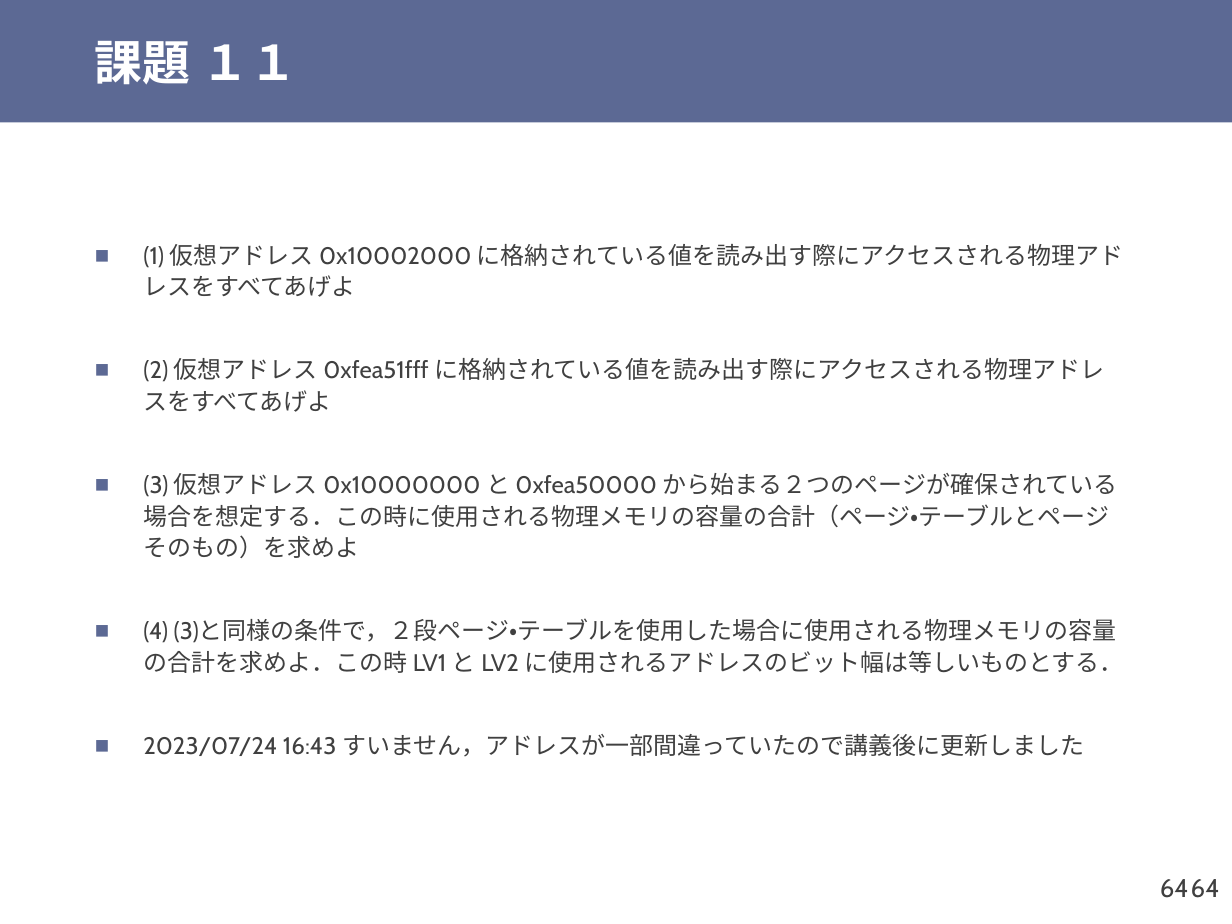
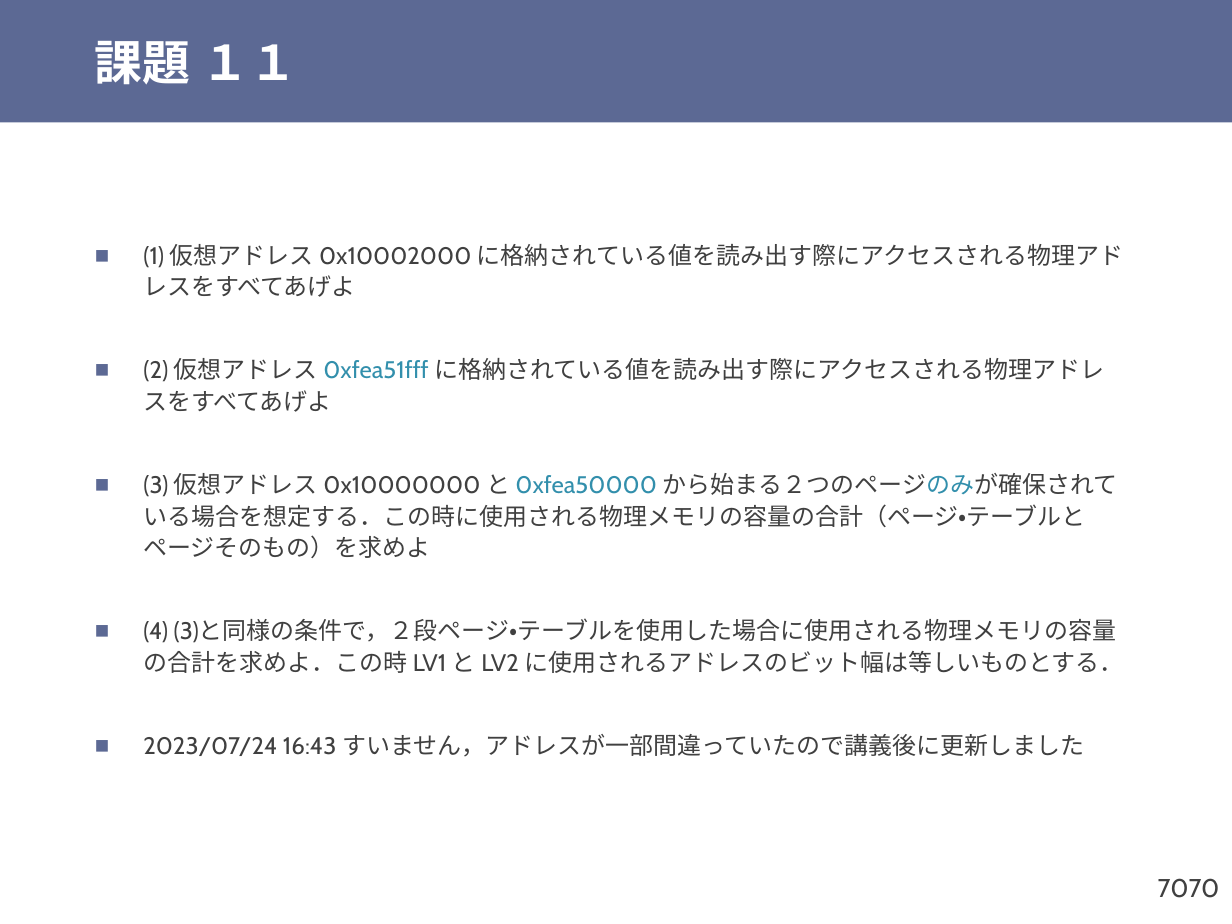
Before and after one commit to shioyadan/otya-computer-architecture-i, a slide deck: slide 70 of cai-shioya-11.pptx (slide 64 before the commit). Drawn at 1232x924 pixels with LibreOffice and Linux fonts; fonts in the diff are those of the drawing. Boxes give left, top, right and bottom in pixels: in the first picture for what was removed or moved away, otherwise in the second. Text is boxed around its words. In the diff, an @@ line names an element or a change of style, - is before the commit and + after.

```diff
--- a/cai-shioya-11.pptx
+++ b/cai-shioya-11.pptx
@@ text at [143, 358, 1104, 412]: text colour #404040 to #328FAC in "0xfea51fff" @@
@@ text at [143, 473, 1117, 558]: text changed @@
-■ (3) 仮想アドレス 0x10000000 と 0xfea50000 から始まる２つのページが確保されている場合を想定する．この時に使用される物理メモリの容量の合計（ページ・テーブルとページそのもの）を求めよ
+■ (3) 仮想アドレス 0x10000000 と 0xfea50000 から始まる２つのページのみが確保されている場合を想定する．この時に使用される物理メモリの容量の合計（ページ・テーブルとページそのもの）を求めよ
@@ page number at [1158, 878, 1189, 898]: text changed @@
-64
+70
@@ page number at [1189, 878, 1220, 898]: text changed @@
-64
+70
```
Also in this commit, not shown: 7 other slides changed, 7 slides added, 6 other files.
